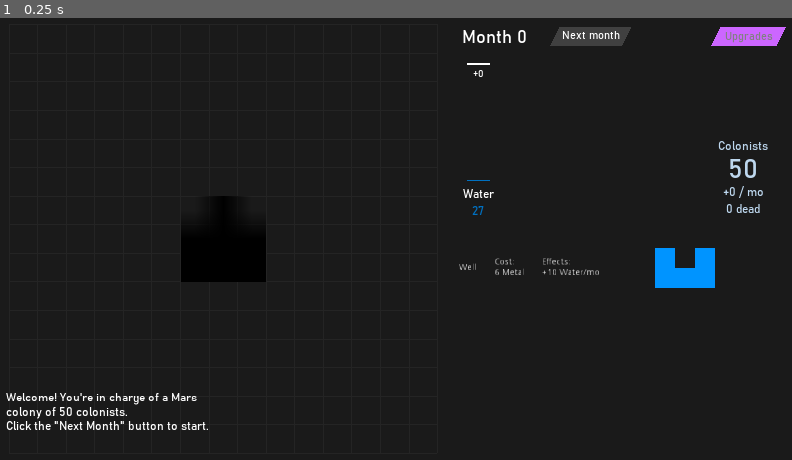
Above: before the commit, frame 1.
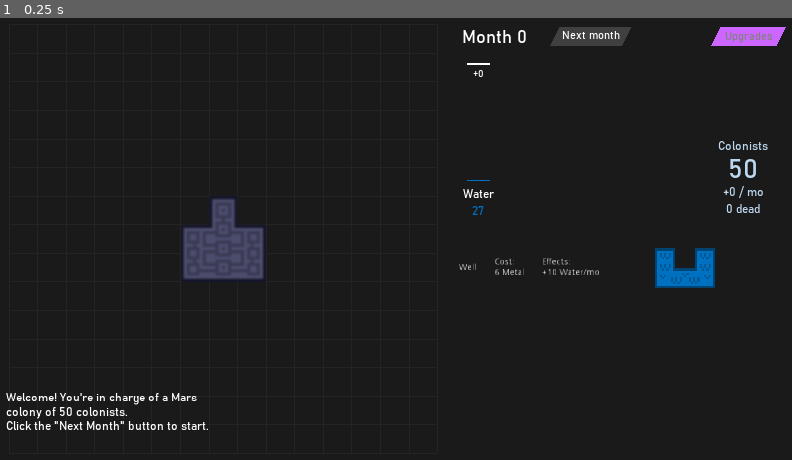
Above: after the commit, the same moment.

Repository: sirknightj/CEV-1
Game: Godot game, scene res://scenes/MainGameScene.tscn
Same seed, same stepped clock (60 frames per second), same inputs: the game is played once before the commit and once after it.
Inputs:
- Up to frame 1 (0.25 s): no input

The runs differ from the first frame. In frame 1, 2.2% of the frame differs, in the area x 22-91%, y 40-62%.

Commit message:
Add some pixel art for buildings

Diff:
--- a/source/scripts/Building.gd
+++ b/source/scripts/Building.gd
@@ -12,7 +12,7 @@
 const DRAGGING_Z_INDEX : int = 10
 const REGULAR_Z_INDEX : int = 1
 
-const SPRITE_BASE_SIZE : int = 1
+const SPRITE_BASE_SIZE : int = 9
 
 const _size : float = GameData.SQUARE_SIZE
 
--- a/source/scripts/GridSquare.gd
+++ b/source/scripts/GridSquare.gd
@@ -1,7 +1,7 @@
 extends Area2D
 class_name GridSquare
 
-const SPRITE_BASE_SIZE = 1
+const SPRITE_BASE_SIZE = 9
 
 var shape : RectangleShape2D
 var is_ghost_square : bool = false
Binary file changed: source/assets/images/center.png
Binary file changed: source/assets/images/elec1.png
Binary file changed: source/assets/images/elec2.png
Binary file changed: source/assets/images/elec3.png
Binary file changed: source/assets/images/end1.png
Binary file changed: source/assets/images/food1.png
Binary file removed: source/assets/images/food1_new.png
Not shown, removed: source/assets/images/food1_new.png.import
Binary file changed: source/assets/images/food2.png
Binary file changed: source/assets/images/food3.png
Binary file changed: source/assets/images/metal1.png
Binary file changed: source/assets/images/metal2.png
(and 8 more such lines)
